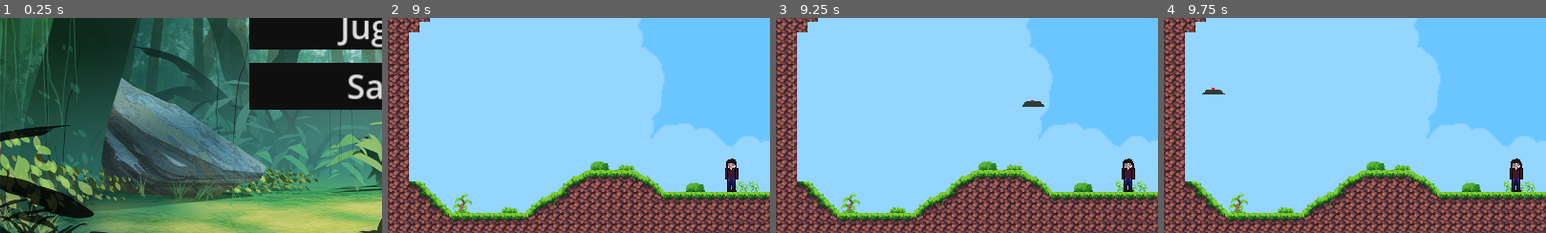
Above: before the commit, frames 1-4 (left to right).
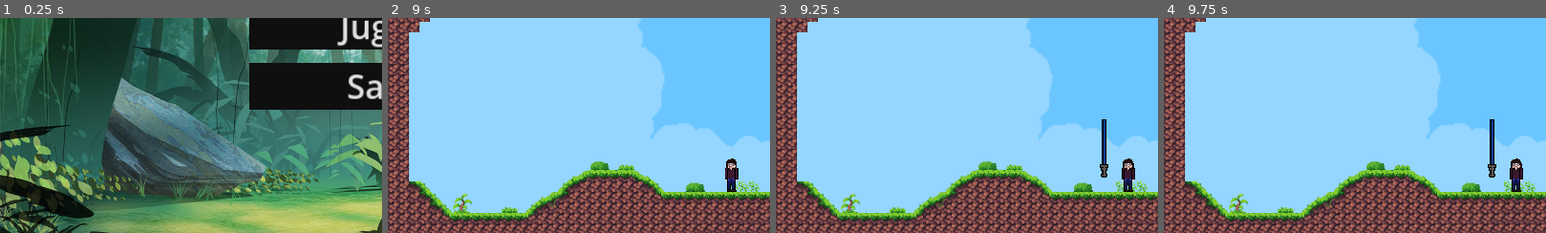
Above: after the commit, the same moments.

Repository: Francisco-Galea/Wild-Ones
Game: Godot game, scene res://Menu/MainScene/MainScene.tscn
Same seed, same stepped clock (60 frames per second), same inputs: the game is played once before the commit and once after it. Sound files missing from this copy of the repository are replaced by a short silence.
Inputs (mouse positions are % of the whole screen's width and height, from its top left):
- Up to frame 1 (0.25 s): no input
- Up to frame 2 (9 s): click "Jugar" at 0.5 s; click "2 jugadores" at 1.25 s; tap Enter at 2, 3.5, 5 s; move the mouse to (72, 45) at 2.02 s; hold D (move_right) 2.03-3.53 s; click (72, 45) at 2.1 s; tap W (jump) at 2.27, 3.02, 4.52, 5.27, 6.02, 7.52, 8.27 s; tap 1 (switch_weapon_1) at 2.3, 2.85, 6.05, 6.6 s; tap Space at 2.75, 4.25, 5.75 s; move the mouse to (30, 55) at 2.77 s; tap 2 (switch_weapon_2) at 3.05, 3.6, 6.8, 7.35 s; move the mouse to (60, 28) at 3.52 s; hold A (move_left) 3.53-4.28 s; tap 3 (switch_weapon_3) at 3.8, 4.35, 7.55, 8.1 s; move the mouse to (45, 70) at 4.27 s; hold D (move_right) 4.28-5.78 s; tap 4 (switch_weapon_4) at 4.55, 5.1, 8.3, 8.85 s; move the mouse to (80, 65) at 5.02 s; click (80, 65) at 5.3 s; move the mouse to (20, 35) at 5.77 s; hold A (move_left) 5.78-6.53 s; click (20, 35) at 5.85 s; move the mouse to (55, 50) at 6.52 s; hold D (move_right) 6.53-7.28 s; move the mouse to (35, 25) at 7.27 s; hold A (move_left) 7.28-8.78 s; move the mouse to (72, 45) at 8.02 s; move the mouse to (30, 55) at 8.77 s; hold D (move_right) from 8.78 s (still down)
- Up to frame 3 (9.25 s): keep holding D (move_right); tap W (jump) at 9.02 s; click (30, 55) at 9.05 s
- Up to frame 4 (9.75 s): keep holding D (move_right); move the mouse to (60, 28) at 9.52 s; click (60, 28) at 9.6 s
The pictures show only the part of the screen within x 0-50%, y 41-91%; the shares and areas given below are measured in that part.

Frames 1-2 are identical in both runs. In frame 3, 0.5% of the frame differs, in the area x 64-87%, y 38-75%; in frame 4, 0.5%.

Commit message:
Implemented new weapon: Light saber

Diff:
--- a/Player/Player.gd
+++ b/Player/Player.gd
@@ -9,6 +9,7 @@
 	GrenadeStrategy.new(),
 	GasGrenadeStrategy.new(),
 	TripMineStrategy.new(),
+	LightsaberStrategy.new()
 ]
 #De armas solo debe quedar la granada
 @onready var health_component: Node = $Health
--- a/Weapons/GasGrenade/GasGrenade.gd
+++ b/Weapons/GasGrenade/GasGrenade.gd
@@ -15,6 +15,7 @@
 	fire_in_the_hole.play()
 
 func explode():
+	print("Estoy en Gasgrenade.gd")
 	if has_exploded:
 		return
 	has_exploded = true
--- a/Weapons/Grenade/Grenade.gd
+++ b/Weapons/Grenade/Grenade.gd
@@ -14,6 +14,7 @@
 	explode()
 
 func explode():
+	print("Estoy en grenade.gd")
 	explosion_animation.play("explosion")
 	explosion_sound.play()
 	var explosion_area = $Area2D
--- a/Weapons/Lightsaber/LightSaberStrategy.gd
+++ b/Weapons/Lightsaber/LightSaberStrategy.gd
@@ -4,13 +4,16 @@
 var lightsaber_scene: PackedScene = preload("res://Weapons/Lightsaber/Lightsaber.tscn")
 
 func shoot(start_position: Vector2, direction: Vector2) -> Node2D:
-	var lightsaber_instance = lightsaber_scene.instantiate()
-	lightsaber_instance.position = start_position
-	lightsaber_instance.set_damage(get_damage())
-	return lightsaber_instance
+	var saber = lightsaber_scene.instantiate()
+	saber.position = start_position
+	saber.set_damage(get_damage())
+	return saber
 
 func get_damage() -> int:
 	return 35
 
 func get_projectile_speed() -> float:
 	return 0.0
+
+func get_weapon_description() -> String:
+	return "Sable laser"
--- a/Weapons/Lightsaber/Lightsaber.gd
+++ b/Weapons/Lightsaber/Lightsaber.gd
@@ -1,17 +1,13 @@
 extends Area2D
 
 var cut_damage: int
-var attack_range: float = 30.0
 
-func attack():
-	var bodies = get_overlapping_bodies()
-	for body in bodies:
-		if body.has_method("take_damage"):
-			body.take_damage(cut_damage)
 
 func _on_body_entered(body):
+	print("Estoy dentro de sable laser")
 	if body.has_method("take_damage"):
 		body.take_damage(cut_damage)
+	queue_free()
 
 func set_damage(damage: int):
 	cut_damage = damage
--- a/Weapons/Lightsaber/Lightsaber.tscn
+++ b/Weapons/Lightsaber/Lightsaber.tscn
@@ -15,6 +15,8 @@
 scale = Vector2(1.5, 1.5)
 texture = ExtResource("1_0ajhs")
 
+[node name="SwingAnimation" type="AnimationPlayer" parent="Sprite2D"]
+
 [node name="CollisionShape2D" type="CollisionShape2D" parent="."]
 position = Vector2(0, -8.5)
 shape = SubResource("RectangleShape2D_xtrsd")
--- a/Weapons/TripMine/TripMine.gd
+++ b/Weapons/TripMine/TripMine.gd
@@ -10,6 +10,7 @@
 		explode()
 
 func explode():
+	print("Estoy en TripMine.gd")
 	var explosion_area = $ExplosionArea
 	explosion_sound.play()
 	var bodies = explosion_area.get_overlapping_bodies()
